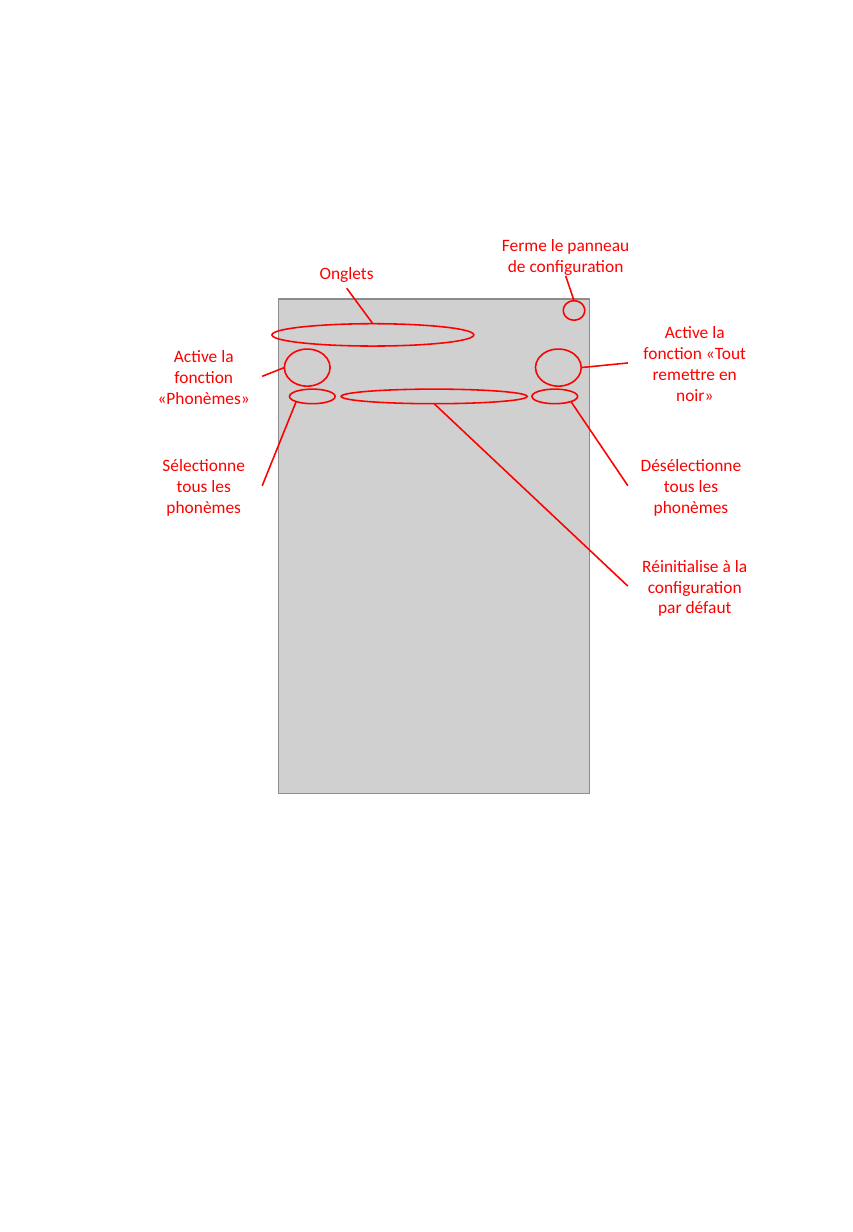
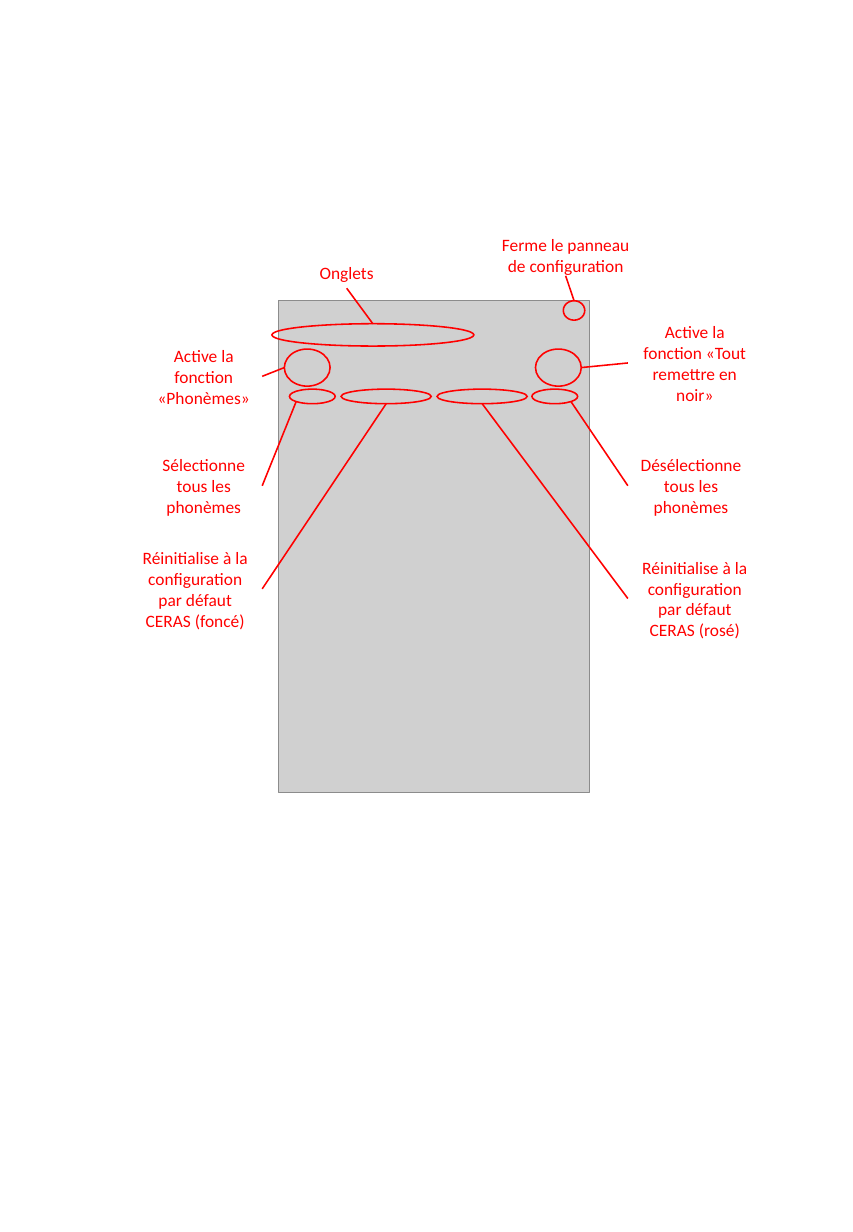
Before and after one commit to paColor/Colorization, a slide deck: slide 1 of Doc/Manuels/Panneau config.pptx. Drawn at 853x1232 pixels with LibreOffice and Linux fonts; fonts in the diff are those of the drawing; grey boxes stand for pictures. Boxes give left, top, right and bottom in pixels: in the first picture for what was removed or moved away, otherwise in the second. Text is boxed around its words. In the diff, an @@ line names an element or a change of style, - is before the commit and + after.

```diff
--- a/Doc/Manuels/Panneau config.pptx
+++ b/Doc/Manuels/Panneau config.pptx
@@ ellipse added at bbox=[341, 389, 431, 404], outline #FF0000 1 pt @@
@@ ellipse: place and size @@
-ellipse at bbox=[341, 389, 528, 404]
+ellipse at bbox=[437, 389, 527, 404]
@@ line added from (387, 404) to (263, 589), #FF0000 1 pt @@
@@ line moved from (434, 404) - (628, 586) to (482, 404) - (628, 598) @@
@@ text added at bbox=[143, 552, 247, 630], 11 pt, text #FF0000 @@
+Réinitialise à la configuration par défaut
+CERAS (foncé)
@@ text at bbox=[642, 562, 747, 639]: text changed @@
-Réinitialise à la configuration par défaut
+Réinitialise à la configuration par défaut
+CERAS (rosé)
```
Also in this commit, not shown: 59 other files.
